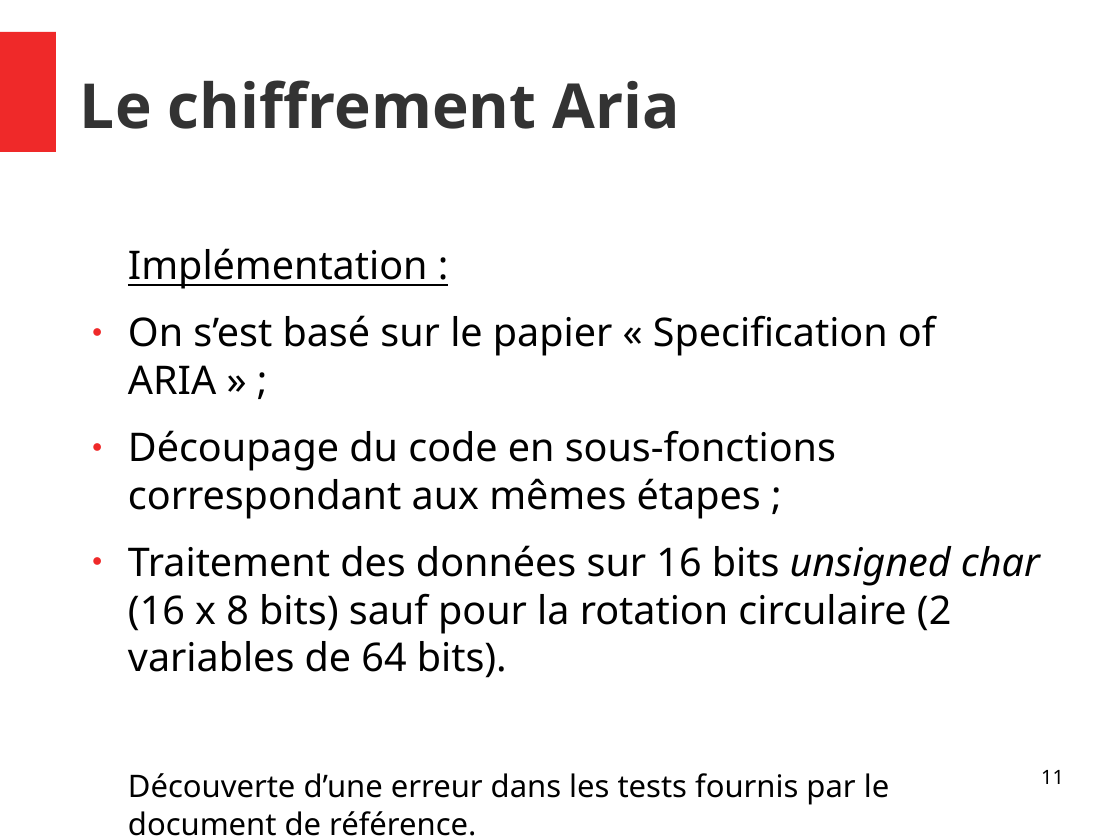
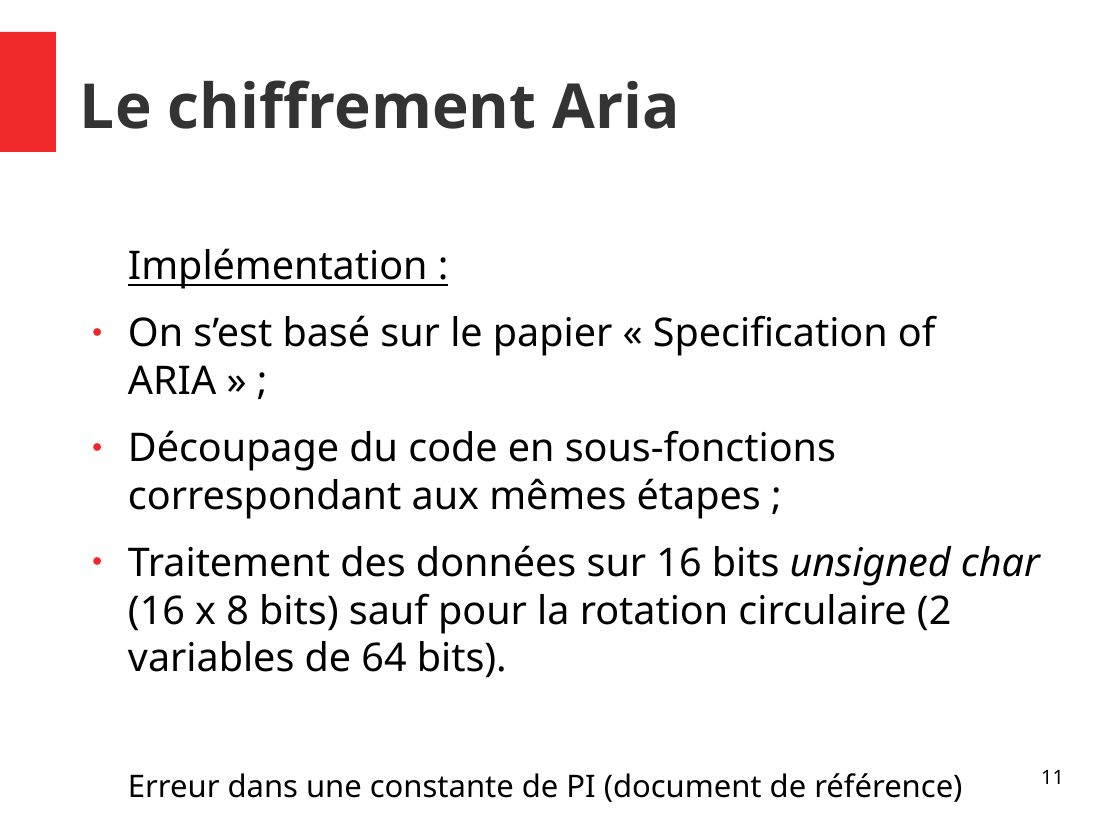
Before and after one commit to Allard-Chris/Aria, a slide deck: slide 11 of docs/[M2CSI]_ICP_Aria_Allard_Aulagnier.odp. Drawn at 1120x840 pixels with LibreOffice and Linux fonts; fonts in the diff are those of the drawing. Boxes give left, top, right and bottom in pixels: in the first picture for what was removed or moved away, otherwise in the second. Text is boxed around its words. In the diff, an @@ line names an element or a change of style, - is before the commit and + after.

```diff
--- a/docs/[M2CSI]_ICP_Aria_Allard_Aulagnier.odp
+++ b/docs/[M2CSI]_ICP_Aria_Allard_Aulagnier.odp
@@ text at [128,773,962,802]: text changed @@
-Découverte d’une erreur dans les tests fournis par le document de référence.
+Erreur dans une constante de PI (document de référence)
```
Also in this commit, not shown: 8 other slides changed, 2 slides removed.
